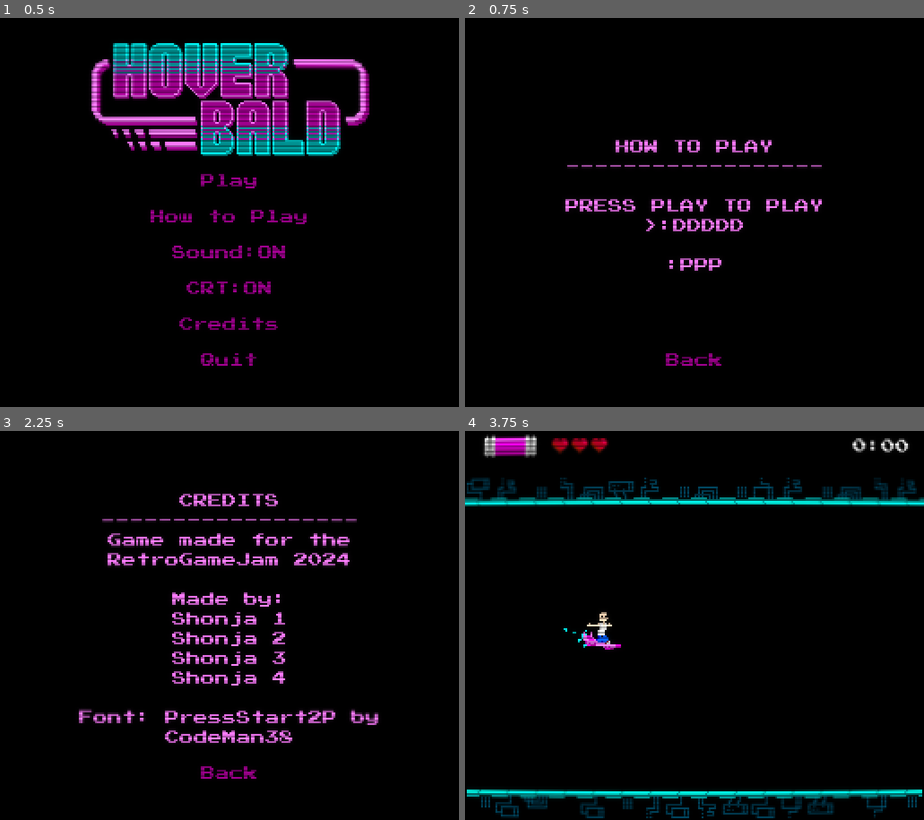
Above: before the commit, frames 1-4 (two rows, left to right).
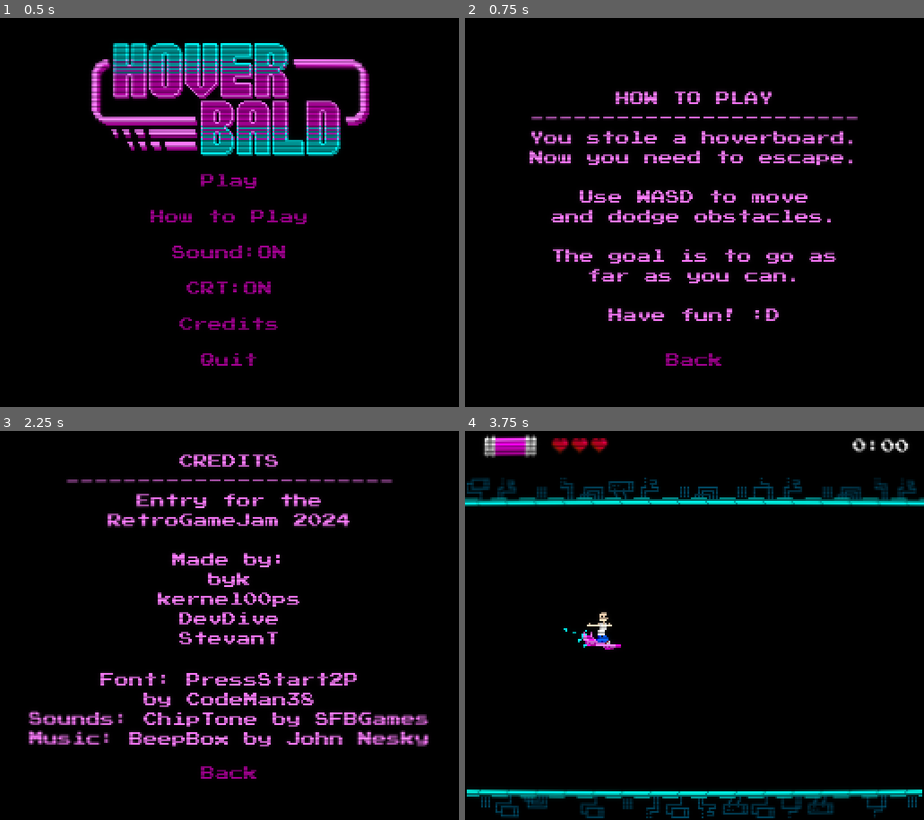
Above: after the commit, the same moments.

Repository: kernel00ps/Hoverbald
Game: Godot game, scene res://scenes/main_menu.tscn
Same seed, same stepped clock (60 frames per second), same inputs: the game is played once before the commit and once after it. Sound files missing from this copy of the repository are replaced by a short silence.
Inputs:
- Up to frame 1 (0.5 s): no input
- Up to frame 2 (0.75 s): click "How to Play" at 0.5 s
- Up to frame 3 (2.25 s): click "Back" at 1.25 s; click "Credits" at 2 s
- Up to frame 4 (3.75 s): click "Back" at 2.75 s; click "Play" at 3.5 s

Frame 1 is identical in both runs. In frame 2, 6.9% of the frame differs, in the area x 14-86%, y 18-78%; in frame 3, 10%, in the area x 6-94%, y 5-82%; in frame 4, nothing differs.

Commit message:
Add text to credits and instructions.

Diff:
--- a/scenes/controls_menu.tscn
+++ b/scenes/controls_menu.tscn
@@ -38,12 +38,17 @@
 theme_override_fonts/font = ExtResource("1_uk3nv")
 theme_override_font_sizes/font_size = 8
 text = "HOW TO PLAY
-------------------
+-----------------------
+You stole a hoverboard.
+Now you need to escape.
 
-PRESS PLAY TO PLAY
->:DDDDD
+Use WASD to move
+and dodge obstacles.
 
-:PPP"
+The goal is to go as
+far as you can.
+
+Have fun! :D"
 horizontal_alignment = 1
 
 [node name="back_button" type="Button" parent="."]
--- a/scenes/credits_menu.tscn
+++ b/scenes/credits_menu.tscn
@@ -19,37 +19,6 @@
 [node name="background" type="Sprite2D" parent="."]
 position = Vector2(128, 112)
 texture = ExtResource("1_fsajb")
-
-[node name="Label" type="Label" parent="."]
-texture_filter = 1
-layout_mode = 1
-anchors_preset = 8
-anchor_left = 0.5
-anchor_top = 0.5
-anchor_right = 0.5
-anchor_bottom = 0.5
-offset_left = -106.5
-offset_top = -42.5
-offset_right = 106.5
-offset_bottom = 42.5
-grow_horizontal = 2
-grow_vertical = 2
-theme_override_colors/font_color = Color(0.972549, 0.470588, 0.972549, 1)
-theme_override_fonts/font = ExtResource("1_14oto")
-theme_override_font_sizes/font_size = 8
-text = "CREDITS
-------------------
-Game made for the RetroGameJam 2024
-
-Made by:
-Shonja 1
-Shonja 2
-Shonja 3
-Shonja 4
-
-Font: PressStart2P by CodeMan38"
-horizontal_alignment = 1
-autowrap_mode = 2
 
 [node name="back_button" type="Button" parent="."]
 texture_filter = 1
@@ -83,4 +52,50 @@
 
 [node name="CRT" parent="back_button" instance=ExtResource("4_73oov")]
 
+[node name="VBoxContainer" type="VBoxContainer" parent="."]
+layout_mode = 1
+anchors_preset = 14
+anchor_top = 0.5
+anchor_right = 1.0
+anchor_bottom = 0.5
+offset_top = -92.0
+offset_bottom = 71.0
+grow_horizontal = 2
+grow_vertical = 2
+pivot_offset = Vector2(128, 0)
+
+[node name="Label" type="Label" parent="VBoxContainer"]
+texture_filter = 1
+layout_mode = 2
+theme_override_colors/font_color = Color(0.972549, 0.470588, 0.972549, 1)
+theme_override_fonts/font = ExtResource("1_14oto")
+theme_override_font_sizes/font_size = 8
+text = "CREDITS
+-----------------------
+Entry for the
+RetroGameJam 2024
+
+Made by:
+byk
+kernel00ps
+DevDive
+StevanT
+
+"
+horizontal_alignment = 1
+autowrap_mode = 2
+
+[node name="Label2" type="Label" parent="VBoxContainer"]
+texture_filter = 1
+layout_mode = 2
+theme_override_colors/font_color = Color(0.972549, 0.470588, 0.972549, 1)
+theme_override_fonts/font = ExtResource("1_14oto")
+theme_override_font_sizes/font_size = 8
+text = "Font: PressStart2P
+by CodeMan38
+Sounds: ChipTone by SFBGames
+Music: BeepBox by John Nesky"
+horizontal_alignment = 1
+autowrap_mode = 2
+
 [connection signal="pressed" from="back_button" to="back_button" method="_on_pressed"]
